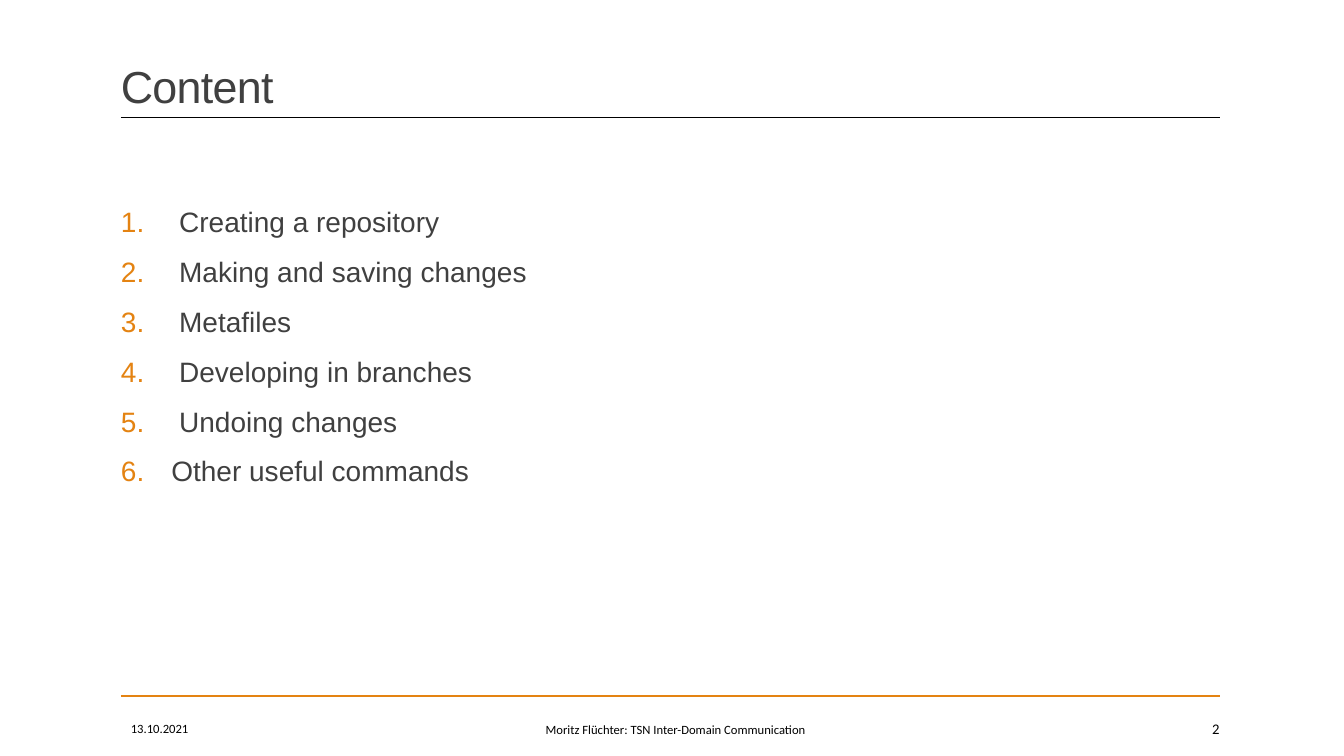
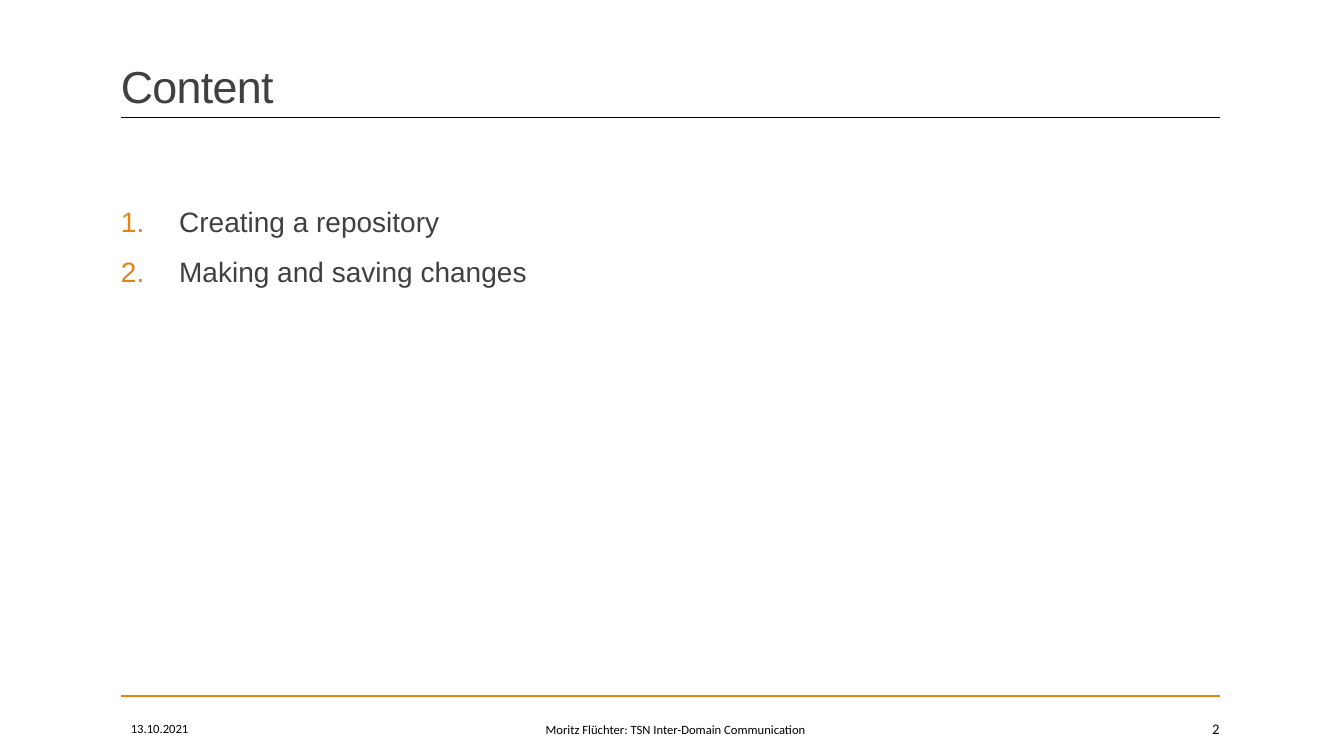
Before and after one commit to MoritzFlu/GitWorkshop, a slide deck: slide 2 of Presentation/02 - First Steps.pptx. Drawn at 1344x756 pixels with LibreOffice and Linux fonts; fonts in the diff are those of the drawing. Boxes give left, top, right and bottom in pixels: in the first picture for what was removed or moved away, otherwise in the second. Text is boxed around its words. In the diff, an @@ line names an element or a change of style, - is before the commit and + after.

Commit message:
Added First Steps Content

```diff
--- a/Presentation/02 - First Steps.pptx
+++ b/Presentation/02 - First Steps.pptx
@@ text at box(171, 311, 472, 482): paragraphs removed @@
-3. Metafiles
-4. Developing in branches
-5. Undoing changes
-6. Other useful commands
```
Also in this commit, not shown: 3 other slides changed, 8 slides added, 2 slides removed.
